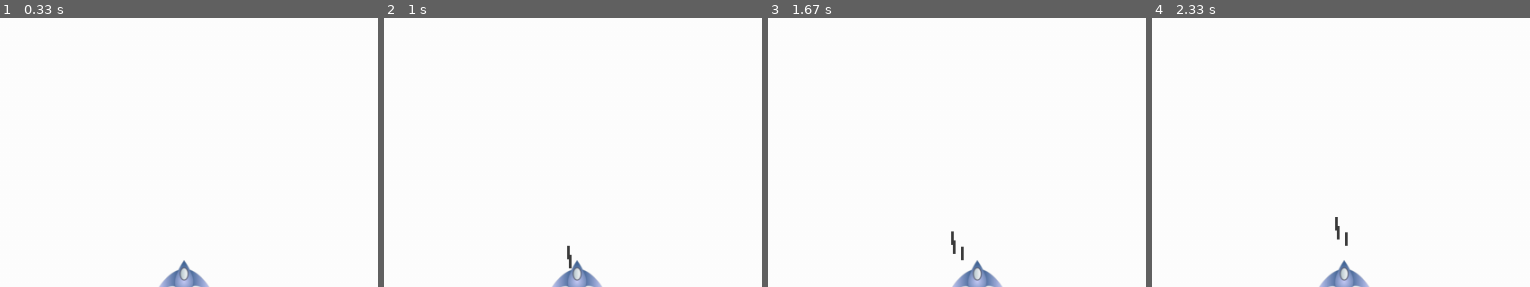
Above: before the commit, frames 1-4 (left to right).
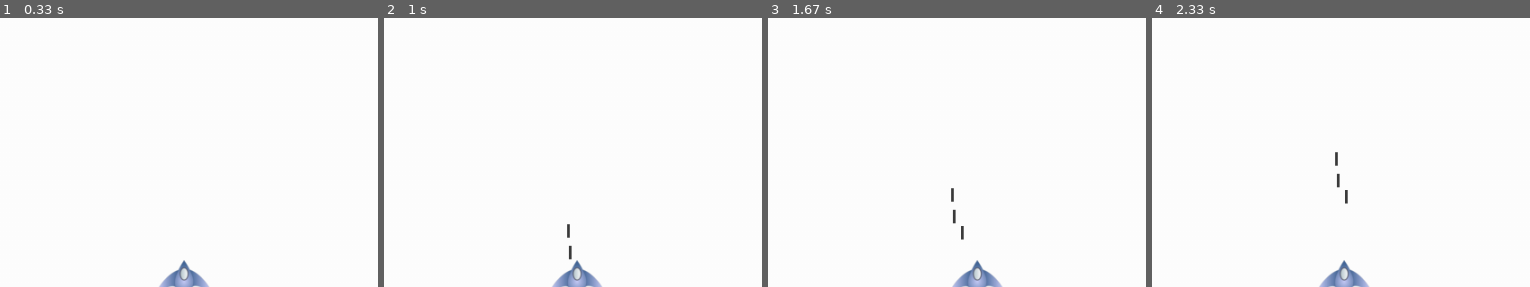
Above: after the commit, the same moments.

Repository: ian-developer/pygame-project-alien-destroyer
Game: pygame game, started from alien_invasion.py
Two runs of this game, one before a commit and one after it. Both use one fixed random seed, a clock stepped at 60 frames per second and the inputs below.
Inputs:
- Up to frame 1 (0.33 s): no input
- Up to frame 2 (1 s): tap Space at 0.33, 0.73 s; hold Right from 0.67 s (still down)
- Up to frame 3 (1.67 s): tap Space at 1.03, 1.23, 1.53 s; release Right at 1.13 s; hold Right 1.17-1.63 s
- Up to frame 4 (2.33 s): hold Left 1.67-2.2 s; tap Space at 1.73, 2.03, 2.3 s; hold Left from 2.23 s (still down)
The pictures show only the part of the screen within x 28-78%, y 46-96%; the shares and areas given below are measured in that part.

Frame 1 is identical in both runs. In frame 2, 0.1% of the frame differs, in the area x 48-50%, y 76-94%; in frame 3, 0.2%, in the area x 48-52%, y 63-91%; in frame 4, 0.2%.

Commit message:
reset game when aliens hit the player or the bottom of the screen

Diff:
--- a/alien_invasion.py
+++ b/alien_invasion.py
@@ -1,4 +1,5 @@
 from settings import Settings
+from game_stats import GameStats
 from ship import Ship
 import game_functions as gf
 import pygame
@@ -14,6 +15,9 @@
 
     pygame.display.set_caption("Alien Destroyer")
 
+    # Create an instance to store game statistics.
+    stats = GameStats(ai_settings)
+
     ship = Ship(ai_settings, screen)
     # make a group to store bullets in
     bullets = Group()
@@ -28,9 +32,12 @@
 
     while True:
         gf.check_events(ai_settings, screen, ship, bullets)
-        ship.update()
-        gf.update_bullets(aliens, bullets)
-        gf.update_aliens(ai_settings, aliens)
+
+        if stats.game_active:
+            ship.update()
+            gf.update_bullets(ai_settings, screen, ship ,aliens, bullets)
+            gf.update_aliens(ai_settings, stats, screen, ship, aliens, bullets)
+
         gf.update_screen(ai_settings, screen, ship, aliens, bullets)
 
 run_game()
--- a/game_functions.py
+++ b/game_functions.py
@@ -1,4 +1,6 @@
 import sys
+
+from time import sleep
 
 import pygame
 
@@ -47,16 +49,24 @@
     pygame.display.flip()
 
 # Bullet management
-def update_bullets(aliens, bullets):
+def update_bullets(ai_settings, screen, ship, aliens, bullets):
     bullets.update()
 
     for bullet in bullets.copy():
         if bullet.rect.bottom <= 0:
             bullets.remove(bullet)
 
+    check_bullet_alien_collisions(ai_settings, screen, ship, aliens, bullets)
+
+def check_bullet_alien_collisions(ai_settings, screen, ship, aliens, bullets):
     #Check for any bullets that have hit aliens.
     #If so, get rid of the bullet and the alien.
     collisions = pygame.sprite.groupcollide(bullets, aliens, True, True)
+
+    if len(aliens) == 0:
+        #Destroy existing bullets and create new fleet.
+        bullets.empty()
+        create_fleet(ai_settings, screen, ship, aliens)
 
 
 def fire_bullet(ai_settings, screen, ship, bullets):
@@ -96,12 +106,48 @@
         for alien_number in range(number_aliens_x):
             create_alien(ai_settings, screen, aliens, alien_number, row_number)
 
-def update_aliens(ai_settings ,aliens):
+def ship_hit(ai_settings, stats, screen, ship, aliens, bullets):
+    """Respond to ship being hit by alien"""
+    if stats.ships_left > 0:
+        #Decrement ships left
+        stats.ships_left -= 1
+
+        #Empty the list of aliens and bullets.
+        aliens.empty()
+        bullets.empty()
+
+        #Create a new fleet and center the ship.
+        create_fleet(ai_settings, screen, ship, aliens)
+        ship.center_ship()
+
+        #Pause
+        sleep(0.5)
+
+    else:
+        stats.game_active = False
+
+def check_aliens_bottom(ai_settings, stats, screen, ship, aliens, bullets):
+    """Check if any aliens have reached the bottom of the screen"""
+    screen_rect = screen.get_rect()
+    for alien in aliens.sprites():
+        if alien.rect.bottom >= screen_rect.bottom:
+            #Treat this the same as if the ship got hit
+            ship_hit(ai_settings, stats, screen, ship, aliens, bullets)
+            break
+
+def update_aliens(ai_settings, stats, screen, ship ,aliens, bullets):
     """Check if the fleet is at an edge,
         and then update the positions of all aliens in the fleet.
     """
     check_fleet_edges(ai_settings, aliens)
     aliens.update()
+
+    #Look for alien-ship collisions.
+    if pygame.sprite.spritecollideany(ship, aliens):
+        ship_hit(ai_settings, stats, screen, ship, aliens, bullets)
+
+    #Look for aliens hitting the bottom of the screen
+    check_aliens_bottom(ai_settings, stats, screen, ship, aliens, bullets)
 
 def check_fleet_edges(ai_settings, aliens):
     """Respond appropriately if any aliens have reached the edge"""
--- /dev/null
+++ b/game_stats.py
@@ -0,0 +1,13 @@
+
+class GameStats():
+    """Track statistics for Alien Invasion."""
+
+    def __init__(self, ai_settings):
+        """Initialize statistics"""
+        self.ai_settings = ai_settings
+        self.reset_stats()
+        #Start Alien Destroyer in an active state.
+        self.game_active = True
+
+    def reset_stats(self):
+        self.ships_left = self.ai_settings.ship_limit
--- a/settings.py
+++ b/settings.py
@@ -6,9 +6,10 @@
 
         # Ship settings
         self.ship_speed_factor = 0.5
+        self.ship_limit = 3
 
         # Bullet settings
-        self.bullet_speed_factor = 0.4
+        self.bullet_speed_factor = 1
         self.bullet_width = 3
         self.bullet_height = 15
         self.bullet_color = 60, 60, 60
@@ -16,6 +17,6 @@
 
         # Alien settings
         self.alien_speed_factor = 0.1
-        self.fleet_drop_speed = 10
+        self.fleet_drop_speed = 60
         # fleet_direction of 1 represents right; -1 represents left.
         self.fleet_direction = 1
--- a/ship.py
+++ b/ship.py
@@ -30,3 +30,7 @@
 
     def blitme(self):
         self.screen.blit(self.image, self.rect)
+
+    def center_ship(self):
+        """Center the ship on the screen."""
+        self.center = self.screen_rect.centerx
